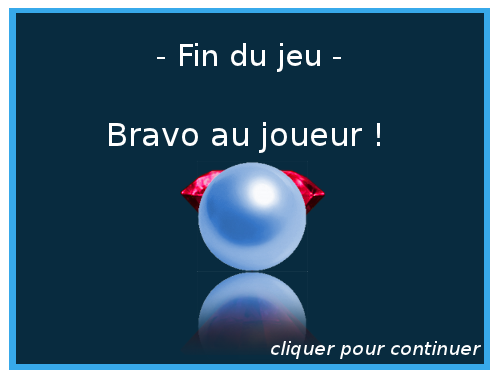
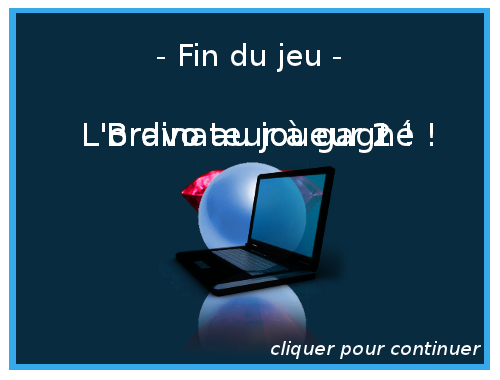
Layers edited between the first and the second 500px x 380px image:
added layer "bravoordi" above "bravo1" over box(84, 120, 433, 153)
added layer "bravo1" above "bravo2" over box(112, 122, 410, 153)
renamed "texte bravo" to "bravo2", painted on it over box(112, 122, 410, 153)
added layer "ordinateur" above "perle" over box(159, 166, 347, 308)
